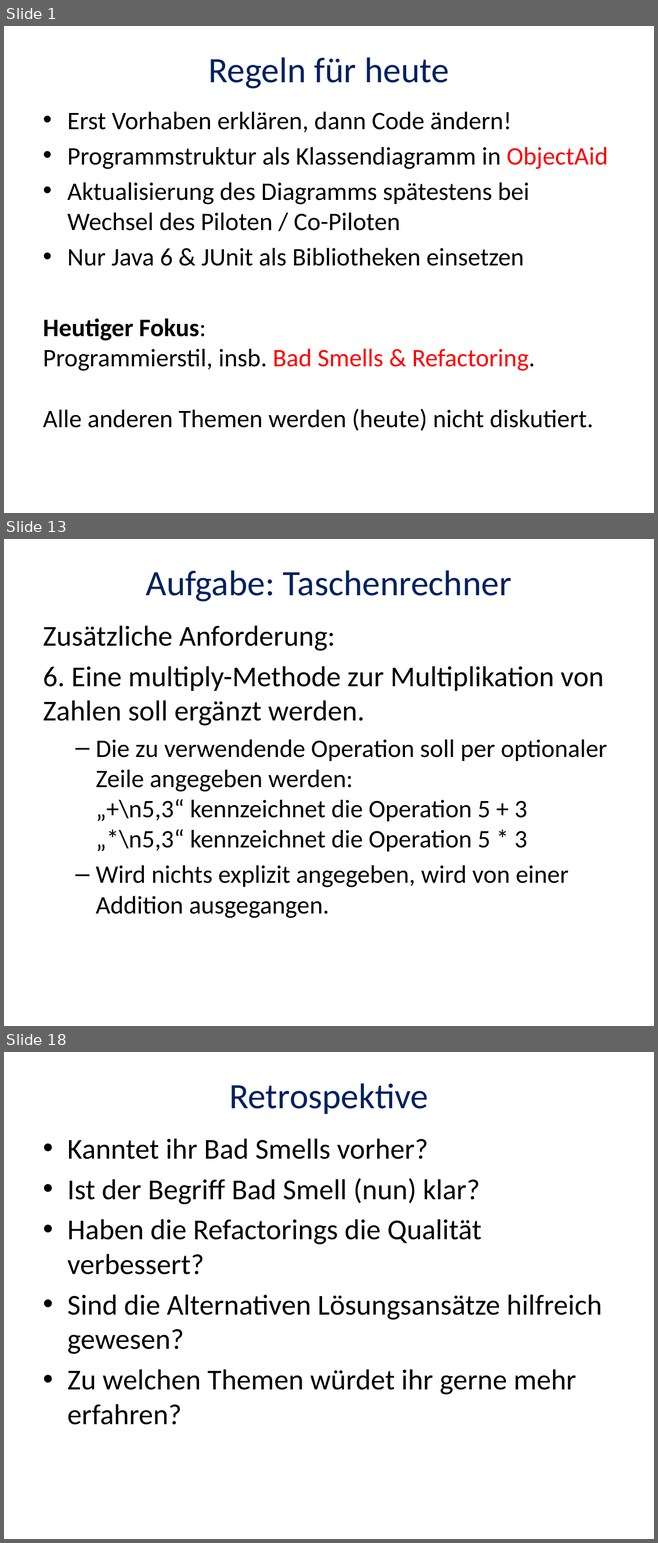
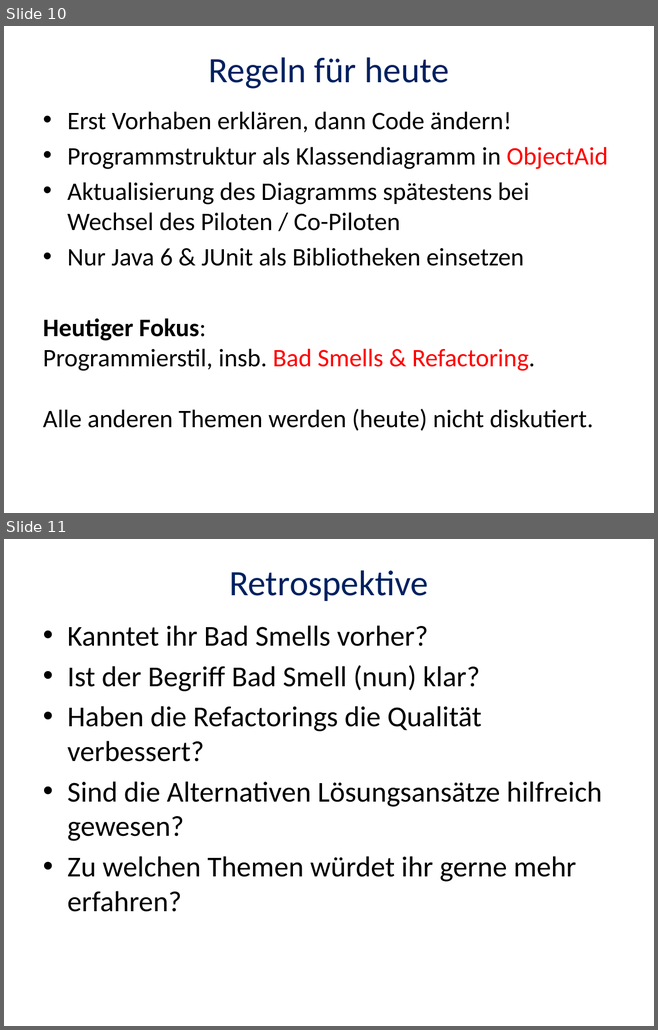
Before and after one commit to itbastian/CodingDojoDPA, a slide deck: Observer/Coding-Dojo-2015-05-06.pptx. Shown one above the other, each under a label of ours: slides 1, 13 and 18 before the commit, slides 10 and 11 after it; the slides between them are not shown. The pictures are 658x1543 and 658x1030 pixels, drawn with LibreOffice and Linux fonts; fonts in the diff are those of the drawing. Boxes give left, top, right and bottom in pixels: in the first picture for what was removed or moved away, otherwise in the second. Text is boxed around its words. In the diff, an @@ line names an element or a change of style, - is before the commit and + after.

```diff
--- a/Observer/Coding-Dojo-2015-05-06.pptx
+++ b/Observer/Coding-Dojo-2015-05-06.pptx
@@ slide 13 removed at (4, 539, 654, 1026), background #FFFFFF @@
@@ title removed at (146, 570, 511, 602) @@
-Aufgabe: Taschenrechner
@@ text removed at (43, 625, 607, 918) @@
-Zusätzliche Anforderung:
-6. Eine multiply-Methode zur Multiplikation von Zahlen soll ergänzt werden.
-  – Die zu verwendende Operation soll per optionaler Zeile angegeben werden:
-    „+\n5,3“ kennzeichnet die Operation 5 + 3
-    „*\n5,3“ kennzeichnet die Operation 5 * 3
-  – Wird nichts explizit angegeben, wird von einer Addition ausgegangen.
@@ what was slide 1 is now slide 10 @@
@@ what was slide 18 is now slide 11 @@
```
Also in this commit, not shown: 1 slide changed, 8 slides added, 14 other slides removed, 2 other files.
